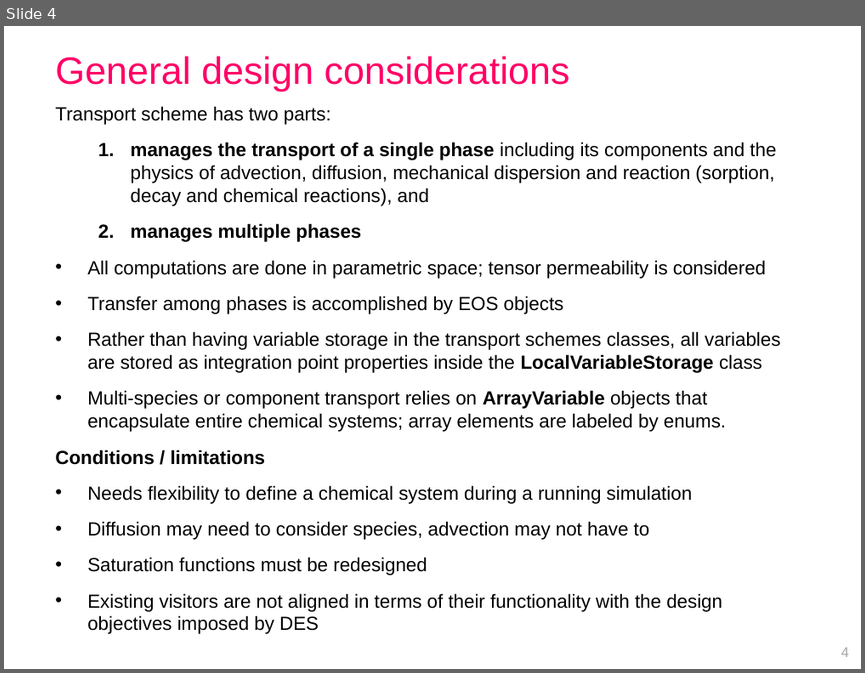
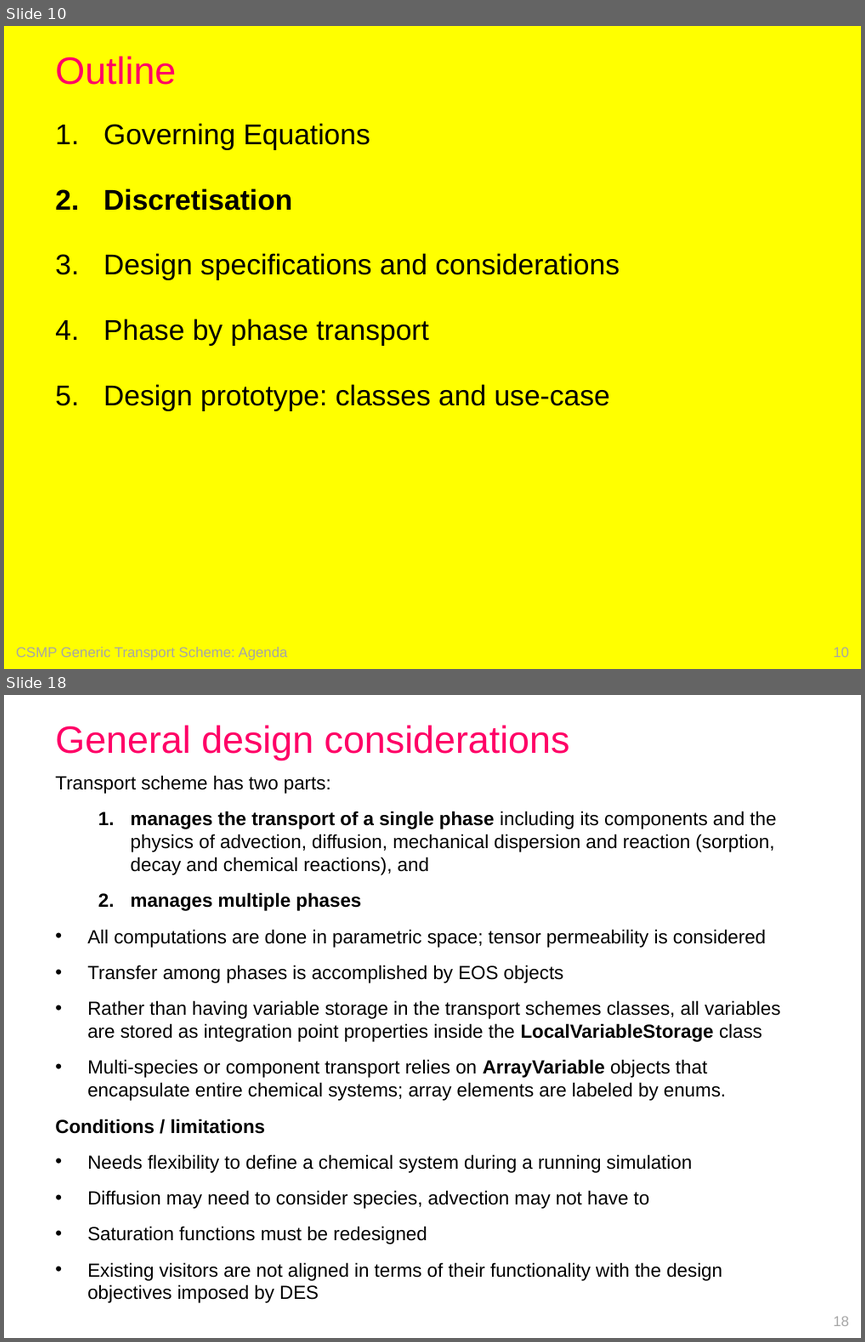
Before and after one commit to openCSMP/openCSMP, a slide deck: doc/SKM2018_Melbourne_transport_scheme.pptx. Shown one above the other, each under a label of ours: slide 4 before the commit, slides 10 and 18 after it; the slides between them are not shown. The pictures are 865x673 and 865x1342 pixels, drawn with LibreOffice and Linux fonts; fonts in the diff are those of the drawing. Boxes give left, top, right and bottom in pixels: in the first picture for what was removed or moved away, otherwise in the second. Text is boxed around its words. In the diff, an @@ line names an element or a change of style, - is before the commit and + after.

```diff
--- a/doc/SKM2018_Melbourne_transport_scheme.pptx
+++ b/doc/SKM2018_Melbourne_transport_scheme.pptx
@@ slide 10 added at (4, 26, 861, 669), background #FFFF00 @@
@@ title added at (55, 56, 176, 85), 32 pt, text #FF0066 @@
+Outline
@@ text added at (103, 123, 619, 411), 24 pt, text #000000 @@
+1. Governing Equations
+2. Discretisation
+3. Design specifications and considerations
+4. Phase by phase transport
+5. Design prototype: classes and use-case
@@ text added at (16, 646, 288, 660), 12 pt, text #A6A6A6 @@
+CSMP Generic Transport Scheme: Agenda
@@ page number added at (833, 646, 849, 657), 12 pt, text #A6A6A6 @@
+10
@@ what was slide 4 is now slide 18 @@
@@ page number at (833, 1315, 849, 1326): text changed @@
-4
+18
```
Also in this commit, not shown: 71 slides changed, 11 other slides added, 17 other files.
